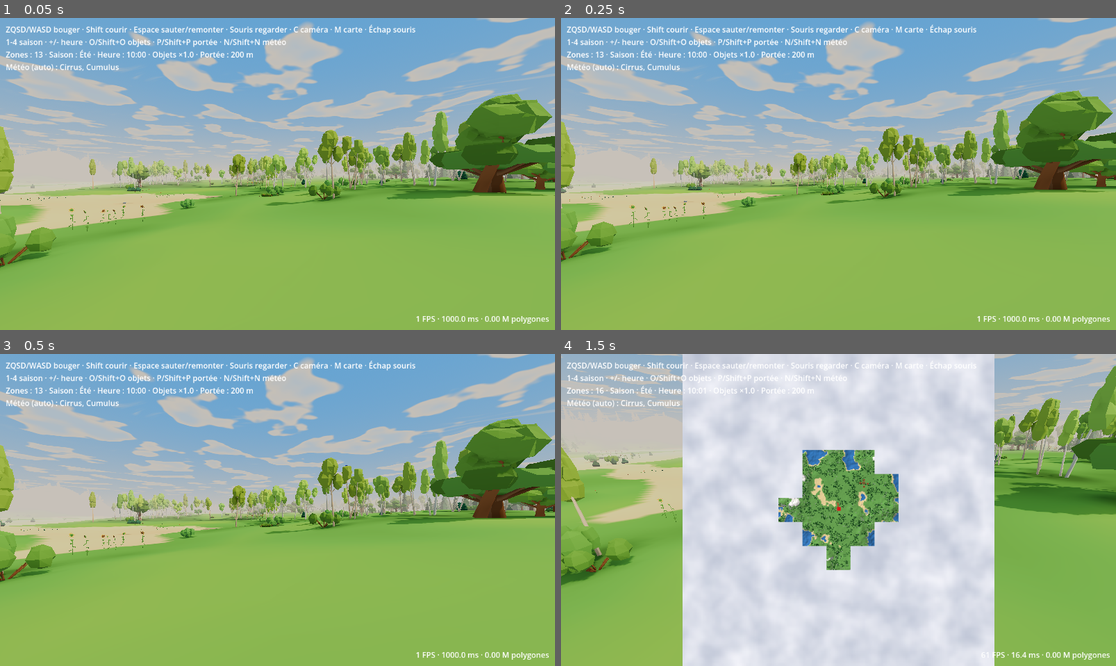
Above: before the commit, frames 1-4 (two rows, left to right).
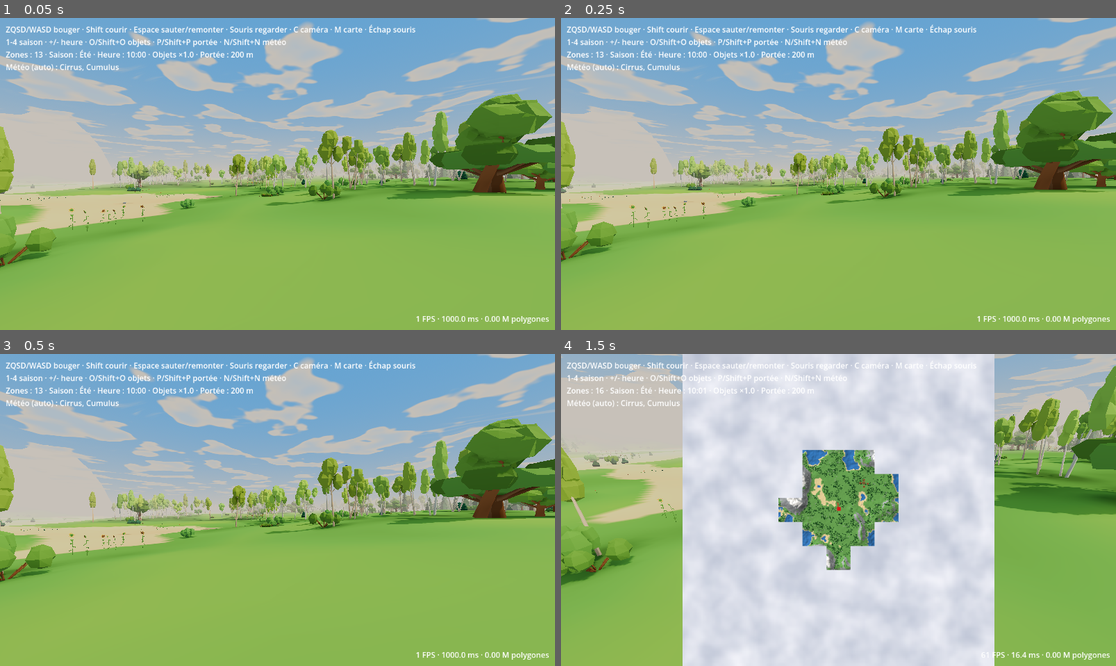
Above: after the commit, the same moments.

Repository: tdebarochez/openworld
Game: Godot game, scene res://main.tscn
Two runs of this game, one before a commit and one after it. Both use one fixed random seed, a clock stepped at 60 frames per second and the inputs below.
Inputs (mouse positions are in pixels of both pictures, inside the frame that each line leads up to):
- Up to frame 1 (0.05 s): no input
- Up to frame 2 (0.25 s): no input
- Up to frame 3 (0.5 s): no input
- Up to frame 4 (1.5 s): tap Enter at 0.5 s; move the mouse to (866, 510) at 0.52 s; hold W from 0.53 s (still down); tap M at 0.6 s; tap Space at 0.77, 1.07 s; move the mouse to (810, 510) at 1.27 s; tap C at 1.35 s

The runs differ from the first frame. In frame 1, 1.0% of the frame differs, in the area x 0-19%, y 30-43%; in frame 2, 1.0%; in frame 3, 0.9%; in frame 4, 1.9%, in the area x 0-95%, y 5-70%.

Commit message:
Mountains twice as high: broad hill crests raised up to 34 m (summits ~66 m)
height() adds MOUNTAIN * smoothstep(hilliness 0.2..1) * smoothstep(broad noise 0.05..0.7),
where `broad` is the terrain noise's first two octaves: whole massifs rise, the fine
relief keeps its size, so slopes get ~1.5x steeper on average instead of 2x. Nothing
changes where hilliness <= 0.2 (plains, every village site) or below the crests (no
shoreline moves). Tree line 20 -> 40 m (conifers above 28 m), snow line 22 -> 44 m.
test_world checks summits >= 64 m with plains and shores unchanged.

Co-Authored-By: Claude Opus 5.5 <noreply@anthropic.com>

Diff:
--- a/tests/test_seasons.gd
+++ b/tests/test_seasons.gd
@@ -46,7 +46,7 @@
 	var s = w.seasons
 	var S = s.Season
 	# Summer palette = the colours world bakes into the terrain (the shader's category keys).
-	assert(s.GROUND[S.SUMMER] == [w._ground_color(0, 1), w._ground_color(5, 0.5), w._ground_color(30, 1), w._ground_color(5, 1), w.road_color])
+	assert(s.GROUND[S.SUMMER] == [w._ground_color(0, 1), w._ground_color(5, 0.5), w._ground_color(w.SNOW_LINE + 1.0, 1), w._ground_color(5, 1), w.road_color])
 	var trees := _trees()
 	var kinds := {}
 	for t in trees:
--- a/tests/test_world.gd
+++ b/tests/test_world.gd
@@ -16,7 +16,7 @@
 	var b: PackedVector3Array = w.zones[Vector2i(1, 0)].get_child(0).mesh.surface_get_arrays(0)[Mesh.ARRAY_VERTEX]
 	for z in n:
 		assert(is_equal_approx(a[z * n + n - 1].y, b[z * n].y))
-	if not _check_shading(w):  # a failed assert() returns null from it without stopping the run
+	if not _check_shading(w) or not _check_mountains(w):  # a failed assert() returns null without stopping the run
 		quit(1)
 		return
 
@@ -258,6 +258,24 @@
 	quit()
 
 
+## Mountains twice as high as the old hills (±20 m, summits ~32 m), while plains (hilliness ≤ 0.2:
+## villages), lakes and shores keep exactly the old heights.
+func _check_mountains(w):
+	var top := -INF
+	for x in range(-2000, 2000, 8):
+		for z in range(-2000, 2000, 8):
+			var h: float = w.height(x, z)
+			var n: float = w.noise.get_noise_2d(x, z)
+			var hill: float = w.hilliness(x, z)
+			var old := lerpf(n * 6.0 + 4.0, n * 35.0 + 5.0, hill)
+			top = maxf(top, h)
+			assert(hill > 0.2 or h == old, "plains changed at %d,%d" % [x, z])
+			assert((h < w.WATER_LEVEL) == (old < w.WATER_LEVEL), "shore moved at %d,%d" % [x, z])
+	print("highest summit within 2 km: %.1f m" % top)
+	assert(top >= 64.0, "mountains dropped back: %.1f m, old hills reached 32.3 m" % top)
+	return true
+
+
 ## Baked shading (world._shading, tools/make_trees.py bake_shade): meadow patches vary, hollows are
 ## darker than crests, the ground under a tree darker than without it, zone seams and detail levels
 ## agree, and models are darker at the foot than at the top.
--- a/world.gd
+++ b/world.gd
@@ -4,6 +4,11 @@
 
 const ZONE_SIZE := 128  # metres per side; 1 m grid so HeightMapShape3D needs no scaling
 const WATER_LEVEL := 0.0
+const MOUNTAIN := 34.0  # m added on the highest hills (height()): ~65 m summits instead of ~32
+const MOUNTAIN_FROM := 0.05  # broad-noise values over which that rise ramps in: above every shore,
+const MOUNTAIN_TOP := 0.7  # and as wide as that allows, for gentler flanks
+const TREE_LINE := 40.0  # m: no trees or bushes above; only conifers above 70 % of it
+const SNOW_LINE := 44.0  # m: peak ground (snow) above
 const VIEW_DIST := 200.0  # default view distance: zones closer than this get generated; fog is fully opaque here
 # P / O step the view distance and the density (multiplier of tree/rock/flower attempts) up,
 # Shift+P / Shift+O down, wrapping around at both ends.
@@ -93,6 +98,7 @@
 var jobs := {}  # Vector2i -> {task: int, data: Dictionary} for zones being built on a worker thread
 var threaded := OS.has_feature("threads")  # false in the web export (no-threads build)
 var noise := FastNoiseLite.new()
+var broad := FastNoiseLite.new()  # `noise` without its fine octaves: the hills' large shape (mountains)
 var seasons := preload("res://seasons.gd").new()
 var terrain_mat: ShaderMaterial = seasons.terrain_mat  # recolours the vertex colours per season
 var ground: Array = seasons.GROUND[seasons.Season.SUMMER]  # sand, rock, peak, grass, road: baked into the terrain
@@ -137,6 +143,9 @@
 	noise.seed = 1337
 	noise.frequency = 0.004
 	noise.fractal_octaves = 5
+	broad.seed = noise.seed
+	broad.frequency = noise.frequency
+	broad.fractal_octaves = 2
 	seasons.world = self
 	add_child(seasons)
 	water_mat.albedo_color = Color(seasons.colour("water"), 0.75)
@@ -230,7 +239,14 @@
 
 func height(x: float, z: float) -> float:
 	var n := noise.get_noise_2d(x, z)
-	return lerpf(n * 6.0 + 4.0, n * 35.0 + 5.0, hilliness(x, z))  # plains (1..7 m) → hills (±20 m)
+	var hill := hilliness(x, z)
+	var h := lerpf(n * 6.0 + 4.0, n * 35.0 + 5.0, hill)  # plains (-1..9 m) → hills (±20 m)
+	# Mountains: the hills' broad crests raised by up to MOUNTAIN m, twice as high at the top. Only the
+	# large-scale shape is raised (wide massifs, slopes ~1.5x steeper, not 2x), and nothing where
+	# hilliness ≤ 0.2 or below the crests: plains, villages, lakes and shores stay as they were.
+	if hill > 0.2:
+		h += MOUNTAIN * smoothstep(0.2, 1.0, hill) * smoothstep(MOUNTAIN_FROM, MOUNTAIN_TOP, broad.get_noise_2d(x, z))
+	return h
 
 
 ## 0 = plain, 1 = hills. Very low frequency (regions of ~1 km), sampled far from the height noise.
@@ -261,13 +277,13 @@
 		var wx := cell.x * ZONE_SIZE + lx
 		var wz := cell.y * ZONE_SIZE + lz
 		var h := height(wx, wz)
-		if h < WATER_LEVEL + 2.0 or h > 20.0 or _normal(wx, wz).y < 0.85 or _blocked(mask, lx, lz):
+		if h < WATER_LEVEL + 2.0 or h > TREE_LINE or _normal(wx, wz).y < 0.85 or _blocked(mask, lx, lz):
 			continue
 		if forest(wx, wz) < 0.0:  # forests vs clearings
 			continue
 		# Species in groves: conifers up high, oak/birch patches below.
 		var v := noise.get_noise_2d(wx * 2.0 - 7000.0, wz * 2.0)
-		var kind := TreeKind.CONIFER if h > 14.0 or v < -0.1 else (TreeKind.OAK if v < 0.1 else TreeKind.BIRCH)
+		var kind := TreeKind.CONIFER if h > TREE_LINE * 0.7 or v < -0.1 else (TreeKind.OAK if v < 0.1 else TreeKind.BIRCH)
 		# Variant from position, not the RNG, so adding variants never moved existing trees.
 		var variant := hash(Vector3i(roundi(wx * 10.0), roundi(wz * 10.0), 7)) % TREE_VARIANTS
 		out[kind * TREE_VARIANTS + variant].append(Transform3D(Basis(Vector3.UP, rot).scaled(Vector3.ONE * s), Vector3(lx, h, lz)))
@@ -305,7 +321,7 @@
 			if sp[2] >= 1.0 - absf(e) / (BUSH_EDGE if e < 0.0 else BUSH_EDGE * 0.5):  # 1 at the edge → 0 at the band's end
 				continue
 			var h := height(wx, wz)
-			if h < WATER_LEVEL + 1.0 or h > 20.0 or _normal(wx, wz).y < 0.85 or _blocked(mask, lx, lz):
+			if h < WATER_LEVEL + 1.0 or h > TREE_LINE or _normal(wx, wz).y < 0.85 or _blocked(mask, lx, lz):
 				continue
 			var variant := hash(Vector3i(roundi(wx * 10.0), roundi(wz * 10.0), 8)) % BUSH_VARIANTS
 			out[kind * BUSH_VARIANTS + variant].append(Transform3D(Basis(Vector3.UP, sp[4]).scaled(Vector3.ONE * sp[3]), Vector3(lx, h, lz)))
@@ -1160,7 +1176,7 @@
 		return ground[0]  # sand / lakebed
 	if up < 0.8:
 		return ground[1]  # steep = rock
-	if h > 22.0:
+	if h > SNOW_LINE:
 		return ground[2]  # peaks
 	return ground[3]  # grass
 
@@ -1195,7 +1211,7 @@
 			var hollow := around / 8.0 - lh[i]  # > 0 in a hollow or at the foot of a slope, < 0 on a crest
 			var l := 1.0 - HOLLOW_DARK * smoothstep(0.0, 1.5, hollow) + CREST_LIGHT * smoothstep(0.0, 1.5, -hollow)
 			var f := 0.0  # forest floor: where trees grow (tree_transforms' tests, bar the slope)
-			if lh[i] > WATER_LEVEL + 2.0 and lh[i] < 20.0 and mask[z * SHADE_STEP * (ZONE_SIZE + 1) + x * SHADE_STEP] == FREE:
+			if lh[i] > WATER_LEVEL + 2.0 and lh[i] < TREE_LINE and mask[z * SHADE_STEP * (ZONE_SIZE + 1) + x * SHADE_STEP] == FREE:
 				f = smoothstep(0.0, 0.3, forest(wx, wz))
 			light.append(l * (1.0 - FOREST_DARK * f))
 			# Meadow patches ~120 m wide, broken up by smaller ones (~30 m); deep green under the trees.
